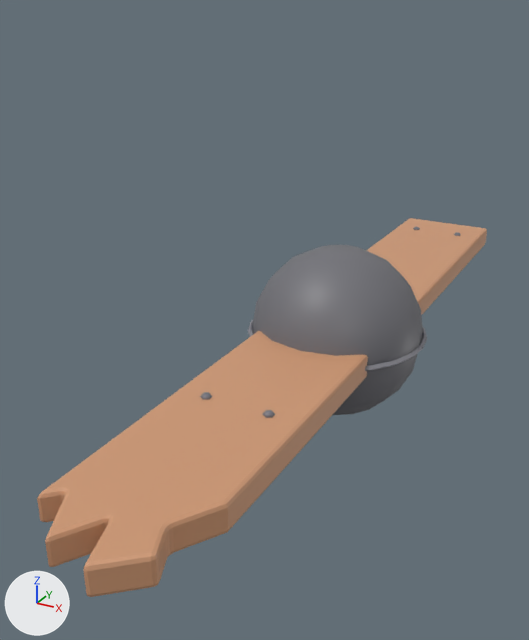
The glTF model art/models/fx.glb as it was, and as the next commit left it.
Both versions are drawn from a 50 mm camera at (0.732, -1.754, 0.859) aimed at (-0.14, -0.169, 0.066). The lights are fixed; the arrows at lower left show +X, +Y and +Z. The older version comes first.

In view in the first picture: 'cannonball', 'wreck_plank'.
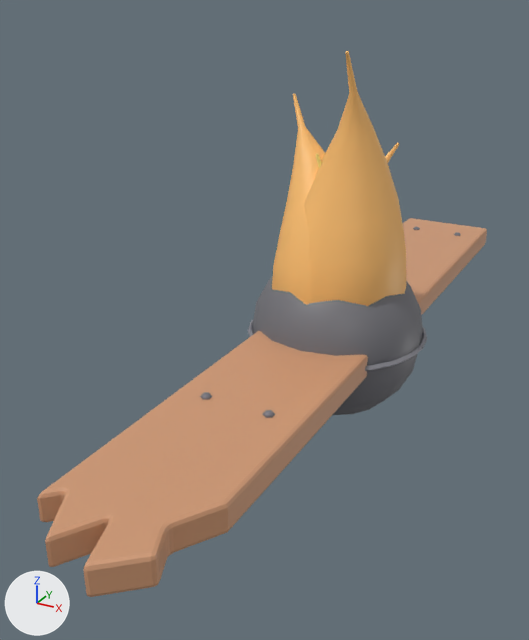
What differs and where, as boxes [x1, y1, x2, y2] in the pictures (529 x 640 px):
'flame', added (orange): after [272, 51, 406, 306]

Diff of the bpy script that builds the scene:
```diff
--- a/art/models/fx.glb.py
+++ b/art/models/fx.glb.py
@@ me_flame @@
+me_flame.from_pydata(...)  # 432 vertices, 840 faces; spans x -0.19..0.192, y -0.19..0.191, z -0.005..0.752
+me_flame.materials.append(mat_defaultmaterial_001)
@@ ob_flame @@
+ob_flame = bpy.data.objects.new('flame', me_flame)
+ob_flame.location = (0.0, 0.0, 0.0)
```
